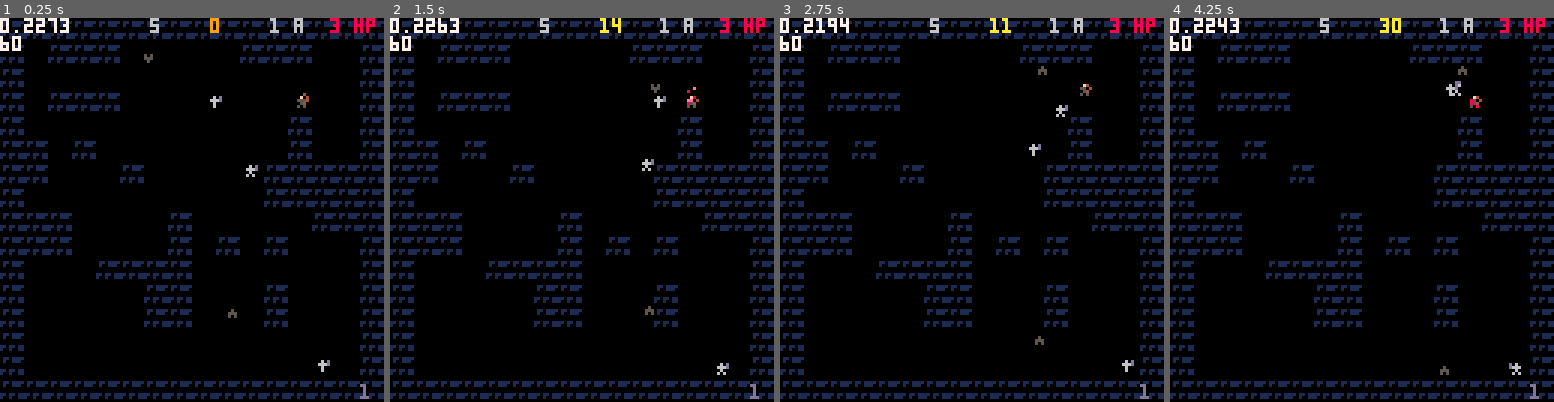
Above: before the commit, frames 1-4 (left to right).
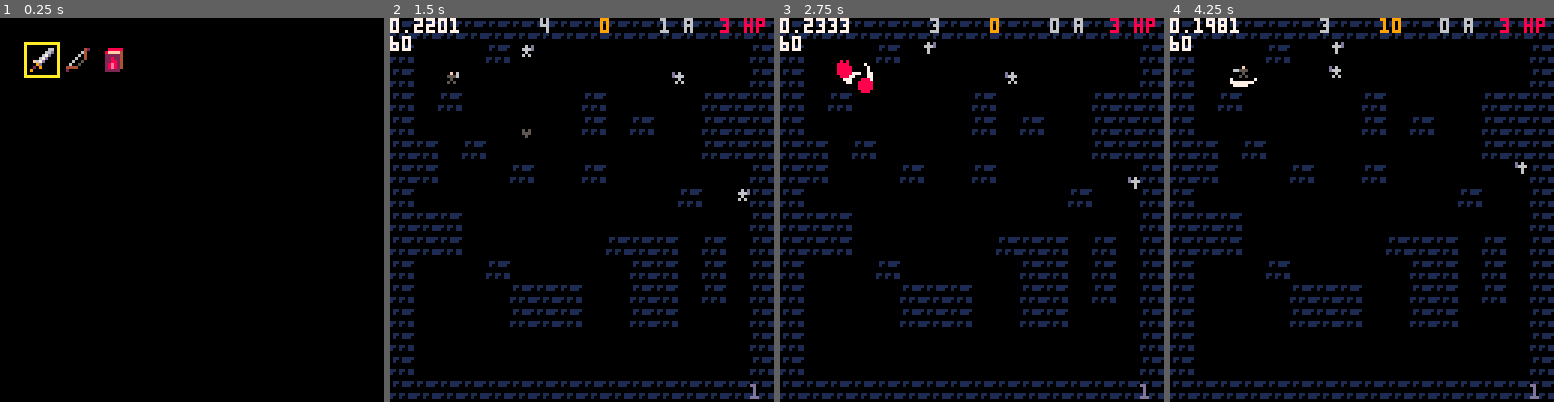
Above: after the commit, the same moments.

Repository: ironchestgames/pico-8-carts
Game: PICO-8 cartridge epicevilender.p8
Two runs of this game, one before a commit and one after it. Both use one fixed random seed, a clock stepped at 60 frames per second and the inputs below.
Inputs:
- Up to frame 1 (0.25 s): no input
- Up to frame 2 (1.5 s): tap X (X key) at 0.33, 1.07 s; tap O (Z key) at 0.7 s
- Up to frame 3 (2.75 s): hold Right 1.6-2.1 s; tap O (Z key) at 1.7, 2.1, 2.5 s; tap X (X key) at 1.85 s; hold Up 2.15-2.42 s; hold Right from 2.47 s (still down)
- Up to frame 4 (4.25 s): tap O (Z key) every 0.4 s from 2.9 to 4.1 s; tap X (X key) at 2.97, 4.08 s; release Right at 3.03 s; hold Left 3.08-3.58 s; hold Down 3.63-3.97 s; hold Right from 4.02 s (still down)

The runs differ from the first frame. In frame 1, 14% of the frame differs, in the area x 0-100%, y 0-100%; in frame 2, 6.0%; in frame 3, 6.3%; in frame 4, 6.2%.

Commit message:
epicevilender - add equip scene

Diff:
--- a/epicevilender.p8
+++ b/epicevilender.p8
@@ -247,7 +247,6 @@
 dungeonlevel=1 -- current dungeon depth
 floormap={} -- the current map
 exitdoor={} -- the exitdoor
-avatar=nil -- avatar actor handle
 actors={} -- actors
 attacks={} -- attack objects
 vfxs={} -- visual effects
@@ -456,6 +455,7 @@
 
 -- items
 sword={
+ sprite=15,
  skill=swordattackskill,
  frames={
   currentframe=1,
@@ -467,6 +467,7 @@
 }
 
 bow={
+ sprite=14,
  skill=bowattackskill,
  frames={
   currentframe=1,
@@ -478,8 +479,42 @@
 }
 
 fireboltbook={
+ sprite=13,
  skill=fireboltskill,
+ frames={
+  currentframe=1,
+  idling={{9,9,1,1, 0,0}},
+  moving={{9,9,1,1, 0,0}},
+  attacking={{9,9,1,1, 0,0},{9,9,1,1, 0,0}},
+  recovering={{9,9,1,1, 0,0}},
+ },
 }
+
+avatar=createactor({
+ x=0,
+ y=0,
+ halfw=1.5,
+ halfh=2,
+ a=0,
+ spd=0.5,
+ hp=3,
+ armor=1,
+ state='idling',
+ primaryitem=bow,
+ secondaryitem=fireboltbook,
+ skill1=nil,
+ skill2=nil,
+ currentskill=nil,
+ ispreperform=false,
+ frames={
+  currentframe=1,
+  idling={{0,10,3,4, -1,-2}},
+  moving={{0,10,3,4, -1,-2},{3,10,3,4, -1,-2}},
+  attacking={animspd=0,{6,10,3,4, -1,-2},{0,10,3,4, -1,-2}},
+  recovering={{0,10,3,4, -1,-2}},
+ },
+})
+
 
 function nextfloor()
  dungeonlevel+=1
@@ -584,37 +619,10 @@
 
    -- create avatar
    if _col == 15 then
-    if avatar == nil then
-     avatar=createactor({
-      x=_x*8+4,
-      y=_y*8+4,
-      halfw=1.5,
-      halfh=2,
-      a=0,
-      spd=0.5,
-      hp=3,
-      armor=1,
-      state='idling',
-      primaryitem=bow,
-      secondaryitem=fireboltbook,
-      skill1=nil,
-      skill2=nil,
-      currentskill=nil,
-      ispreperform=false,
-      frames={
-       currentframe=1,
-       idling={{0,10,3,4, -1,-2}},
-       moving={{0,10,3,4, -1,-2},{3,10,3,4, -1,-2}},
-       attacking={animspd=0,{6,10,3,4, -1,-2},{0,10,3,4, -1,-2}},
-       recovering={{0,10,3,4, -1,-2}},
-      },
-     })
-    else
-     avatar=createactor(avatar)
-     avatar.x=_x*8+4
-     avatar.y=_y*8+4
-     avatar.armor=1
-    end
+    avatar=createactor(avatar)
+    avatar.x=_x*8+4
+    avatar.y=_y*8+4
+    avatar.armor=1
 
     add(actors,avatar)
 
@@ -1664,22 +1672,79 @@
 
 
 
+-- equip scene
+
+local curitem=1
+local items={}
+
+function equipinit()
+ _update60=equipupdate
+ _draw=equipdraw
+
+ items={
+  sword,
+  bow,
+  fireboltbook,
+ }
+end
+
+function equipupdate()
+ if btnp(0) then
+  curitem=mid(1,curitem-1,#items)
+ elseif btnp(1) then
+  curitem=mid(1,curitem+1,#items)
+ end
+
+ if btnp(4) then
+  avatar.primaryitem=items[curitem]
+  dungeoninit()
+ end
+
+end
+
+function equipdraw()
+
+ cls(0)
+
+ -- draw selection
+ rect(
+  8+12*(curitem-1),
+  8,
+  8+11+12*(curitem-1),
+  19,
+  10)
+
+ -- draw items
+ local offsetx=0
+ for item in all(items) do
+  spr(item.sprite,10+offsetx,10)
+  offsetx+=12
+ end
+end
+…(8 lines of a section not shown)…
 function _init()
- dungeoninit()
+ equipinit()
 end
 
 
 
 
 __gfx__
-00000000001111000000000000000000000000000000000000000000000000000000000000000000000000000000000000000000000000000000000000000000
-01101111010000100000000000000000000000000000000000000000000000000000000000000000000000000000000000000000000000000000000000000000
-01001110100000010000000000000000000000000000000000000000000000000000000000000000000000000000000000000000000000000000000000000000
-00000000100000010000000000000000000000000000000000000000000000000000000000000000000000000000000000000000000000000000000000000000
-00000000100000010000000000000000000000000000000000000000000000000000000000000000000000000000000000000000000000000000000000000000
-11011011100055510000000000000000000000000000000000000000000000000000000000000000000000000000000000000000000000000000000000000000
-10010011100000010000000000000000000000000000000000000000000000000000000000000000000000000000000000000000000000000000000000000000
-00000000105555510000000000000000000000000000000000000000000000000000000000000000000000000000000000000000000000000000000000000000
+00000000001111000000000000000000000000000000000000000000000000000000000000000000000000000000000000000000008888800000004200000066
+0110111101000010000000000000000000000000000000000000000000000000000000000000000000000000000000000000000008ffff40000006400000066d
+010011101000000100000000000000000000000000000000000000000000000000000000000000000000000000000000000000000222224000006040000067d0
+00000000100000010000000000000000000000000000000000000000000000000000000000000000000000000000000000000000022822400006004000067d00
+0000000010000001000000000000000000000000000000000000000000000000000000000000000000000000000000000000000002288240006005000f67d000
+11011011100055510000000000000000000000000000000000000000000000000000000000000000000000000000000000000000028e824006005000009d0000
+10010011100000010000000000000000000000000000000000000000000000000000000000000000000000000000000000000000028e82404444000002090000
+00000000105555510000000000000000000000000000000000000000000000000000000000000000000000000000000000000000022222002000000090000000
 00000000000000000000000000000000000000000000000000000000000000000000000000000000000000000000000000000000000000000000000000000000
 00000000011111116611111111114111111000000000000000000000000000000000000000000000000000000000000000000000000000000000000000000000
 0f00f00f511116111111111111111411141000000000000000000000000000000000000000000000000000000000000000000000000000000000000000000000
